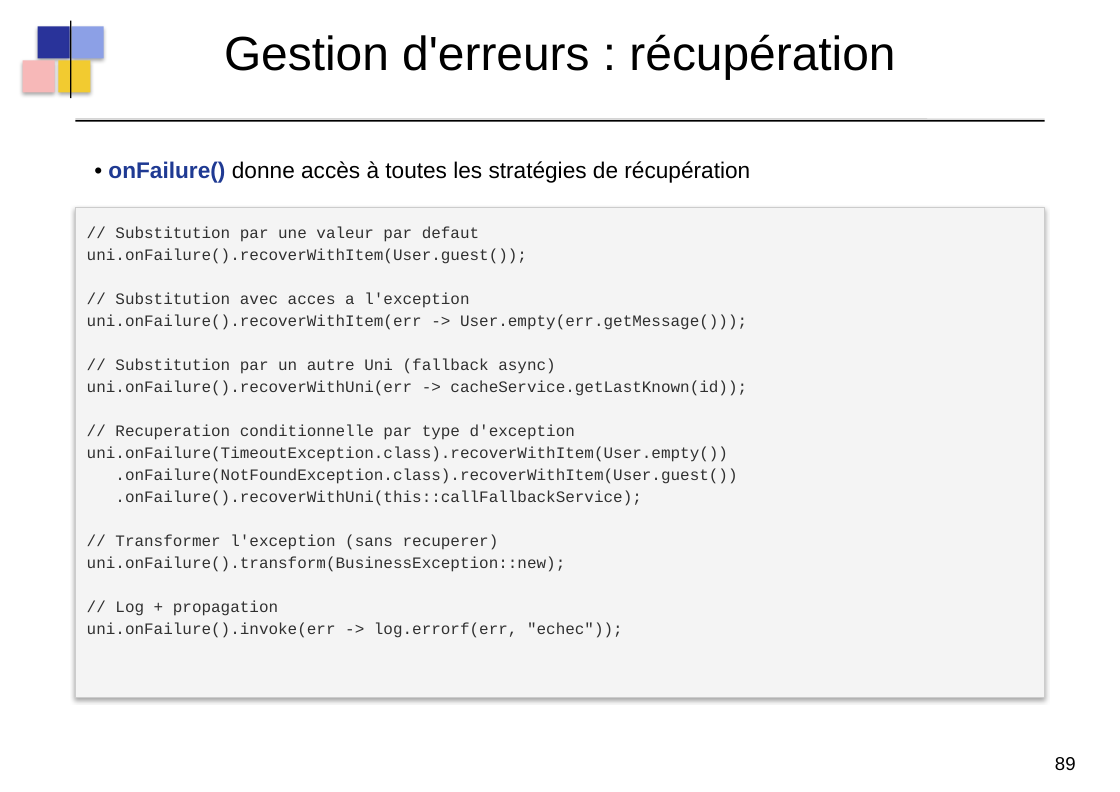
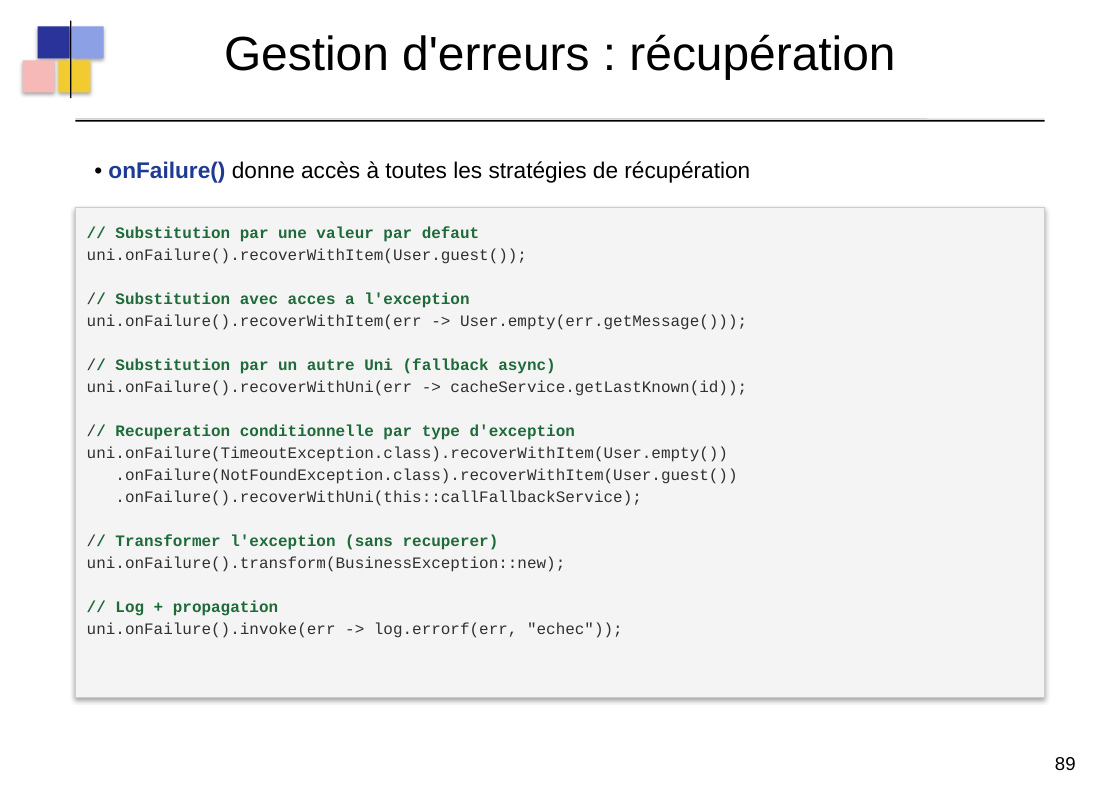
Before and after one commit to dthibau/quarkus-reactive, a slide deck: slide 112 of QuarkusReatcive.odp (slide 111 before the commit). Drawn at 1120x792 pixels with LibreOffice and Linux fonts; fonts in the diff are those of the drawing. Boxes give left, top, right and bottom in pixels: in the first picture for what was removed or moved away, otherwise in the second. Text is boxed around its words. In the diff, an @@ line names an element or a change of style, - is before the commit and + after.

```diff
--- a/QuarkusReatcive.odp
+++ b/QuarkusReatcive.odp
@@ text at <box>115,226,575,616</box>: text colour #303030 to #1E6A39, bold on in "// Substitution par une valeur par defaut", "// Substitution avec acces a l'exception", "// Substitution par un autre Uni (fallback ...", "// Recuperation conditionnelle par type d'exception" and 2 more places @@
```
Also in this commit, not shown: 27 other slides changed, 2 slides added, 7 other files.
